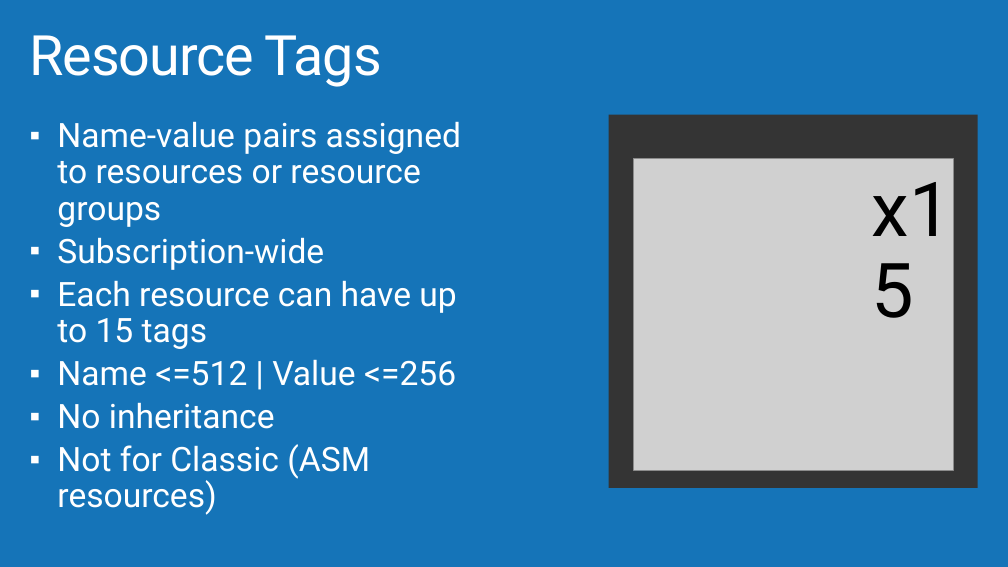
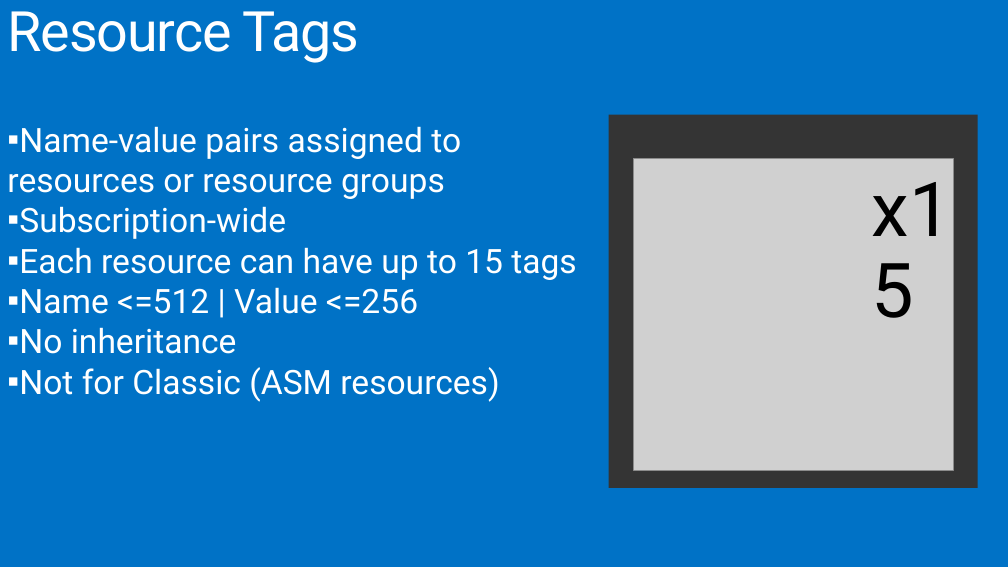
Before and after one commit to MSDEVMTL/GlobalAzureBootcamp2018, a slide deck: slide 9 of Step9/Step9-ARMGovernance.pptx. Drawn at 1008x567 pixels with LibreOffice and Linux fonts; fonts in the diff are those of the drawing; grey boxes stand for pictures; background and template pictures are left out. Boxes give left, top, right and bottom in pixels: in the first picture for what was removed or moved away, otherwise in the second. Text is boxed around its words. In the diff, an @@ line names an element or a change of style, - is before the commit and + after.

Commit message:
typos & title issues in step9 pptx

```diff
--- a/Step9/Step9-ARMGovernance.pptx
+++ b/Step9/Step9-ARMGovernance.pptx
@@ background #1574B8 to #0072C6 @@
@@ title "Resource Tags": place and size @@
-title "Resource Tags" at box(30, 35, 382, 87)
+title "Resource Tags" at box(7, 11, 359, 63)
@@ text "Name-value pairs assigned to resources ..." rewrapped from box(57, 121, 461, 515) to box(7, 126, 576, 402) @@
```
Also in this commit, not shown: 11 other slides changed, 1 slide added, 1 slide removed, 1 other file.
